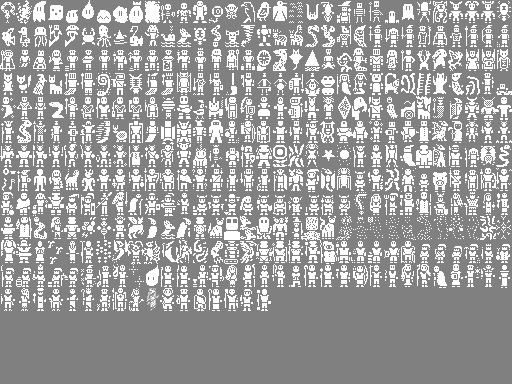
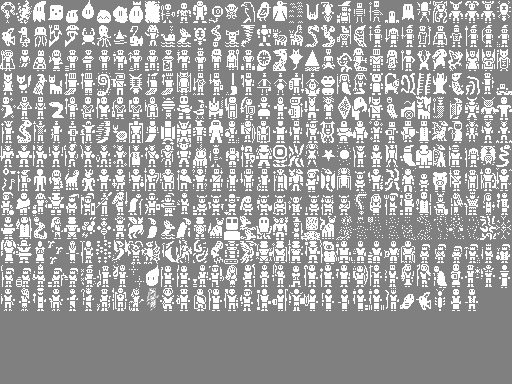
Before/after of a 512 × 384 layered artwork. What changed in the layer stack:
painted on "creature_sprites.png" over [272, 288, 478, 311]
